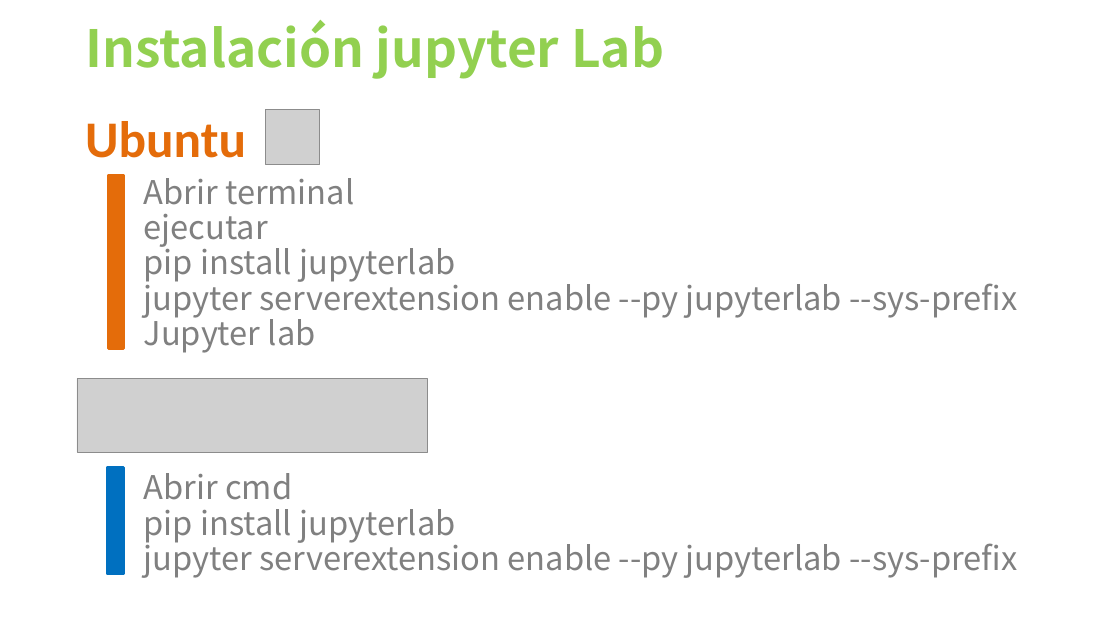
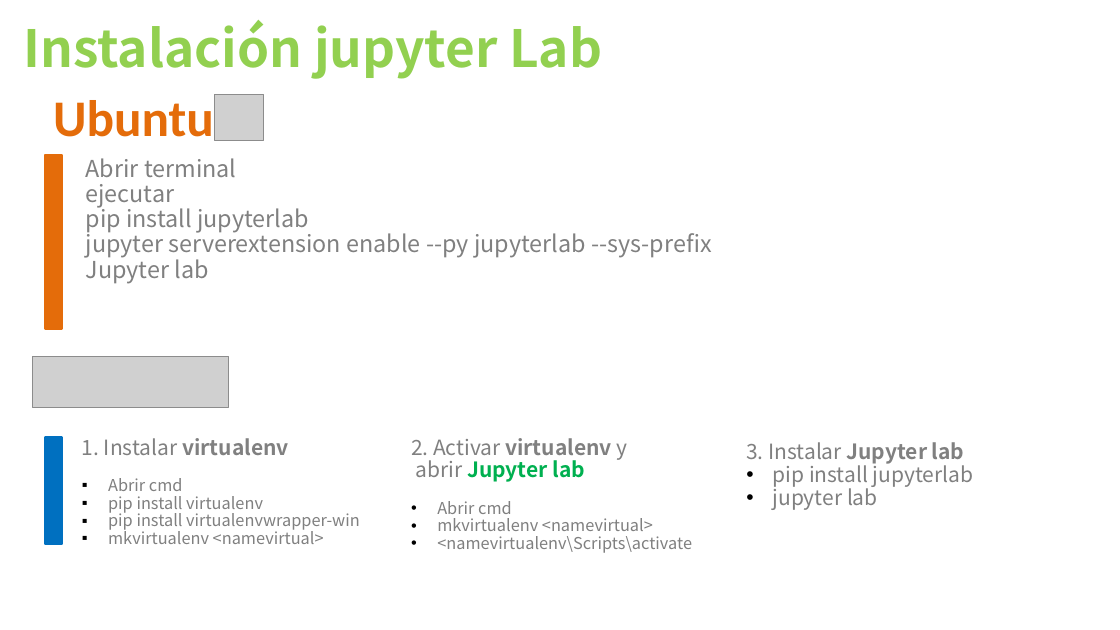
Before and after one commit to G94/CodeHunters_IntroduccionDS_01, a slide deck: slide 20 of Introducción al Análisis de Datos - 01.pptx (slide 18 before the commit). Drawn at 1120x630 pixels with LibreOffice and Linux fonts; fonts in the diff are those of the drawing; grey boxes stand for pictures. Boxes give left, top, right and bottom in pixels: in the first picture for what was removed or moved away, otherwise in the second. Text is boxed around its words. In the diff, an @@ line names an element or a change of style, - is before the commit and + after.

```diff
--- a/Introducción al Análisis de Datos - 01.pptx
+++ b/Introducción al Análisis de Datos - 01.pptx
@@ text "Instalación jupyter Lab": place and size @@
-text "Instalación jupyter Lab" at [85, 20, 664, 79]
+text "Instalación jupyter Lab" at [23, 20, 602, 79]
@@ text "Ubuntu": place and size @@
-text "Ubuntu" at [85, 121, 246, 158]
+text "Ubuntu" at [53, 100, 214, 137]
@@ picture added at [215, 94, 265, 140] @@
@@ picture removed at [266, 110, 320, 165] @@
@@ rectangle: place and size @@
-rectangle at [108, 176, 124, 350]
+rectangle at [45, 155, 61, 329]
@@ text "Abrir terminal": place and size @@
-text "Abrir terminal" at [144, 178, 1017, 353]
+text "Abrir terminal" at [86, 158, 711, 284]
@@ text "Abrir terminal" at [86, 158, 711, 284]: size 28 to 20 pt @@
@@ picture: place and size @@
-picture at [77, 379, 428, 453]
+picture at [33, 356, 229, 408]
@@ rectangle: place and size @@
-rectangle at [107, 467, 124, 574]
+rectangle at [45, 438, 61, 544]
@@ text "1. Instalar virtualenv": place and size @@
-text "1. Instalar virtualenv" at [144, 473, 1017, 578]
+text "1. Instalar virtualenv" at [82, 438, 360, 544]
@@ text at [82, 438, 289, 455]: paragraph added @@
+1. Instalar virtualenv
@@ text added at [411, 438, 692, 553], 14 pt, text #808080 @@
+2. Activar virtualenv y
+abrir Jupyter lab
+• Abrir cmd
+• mkvirtualenv <namevirtual>
+• <namevirtualenv\Scripts\activate
@@ text added at [746, 442, 973, 510], 18 pt, text #808080 @@
+3. Instalar Jupyter lab
+• pip install jupyterlab
+• jupyter lab
@@ text at [108, 478, 183, 497]: size 28 to 14 pt in "Abrir cmd"; bullet none to ▪ @@
@@ text at [108, 496, 360, 544]: text changed; size 28 to 14 pt @@
-pip install jupyterlab
-jupyter serverextension enable --py jupyterlab --sys-prefix
+▪ pip install virtualenv
+▪ pip install virtualenvwrapper-win
+▪ mkvirtualenv <namevirtual>
```
Also in this commit, not shown: 5 other slides changed, 3 slides added, 1 slide removed, 7 other files.
